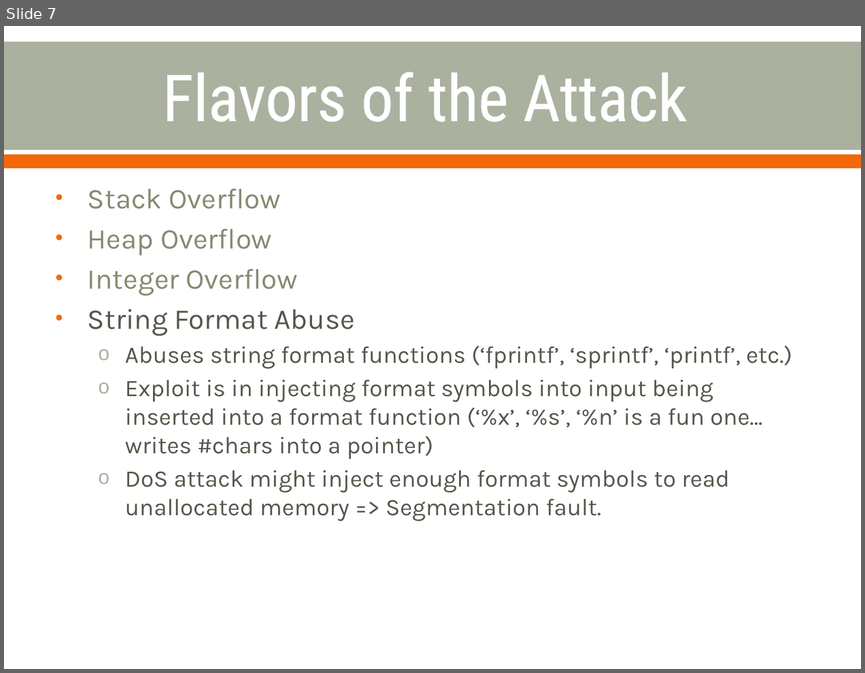
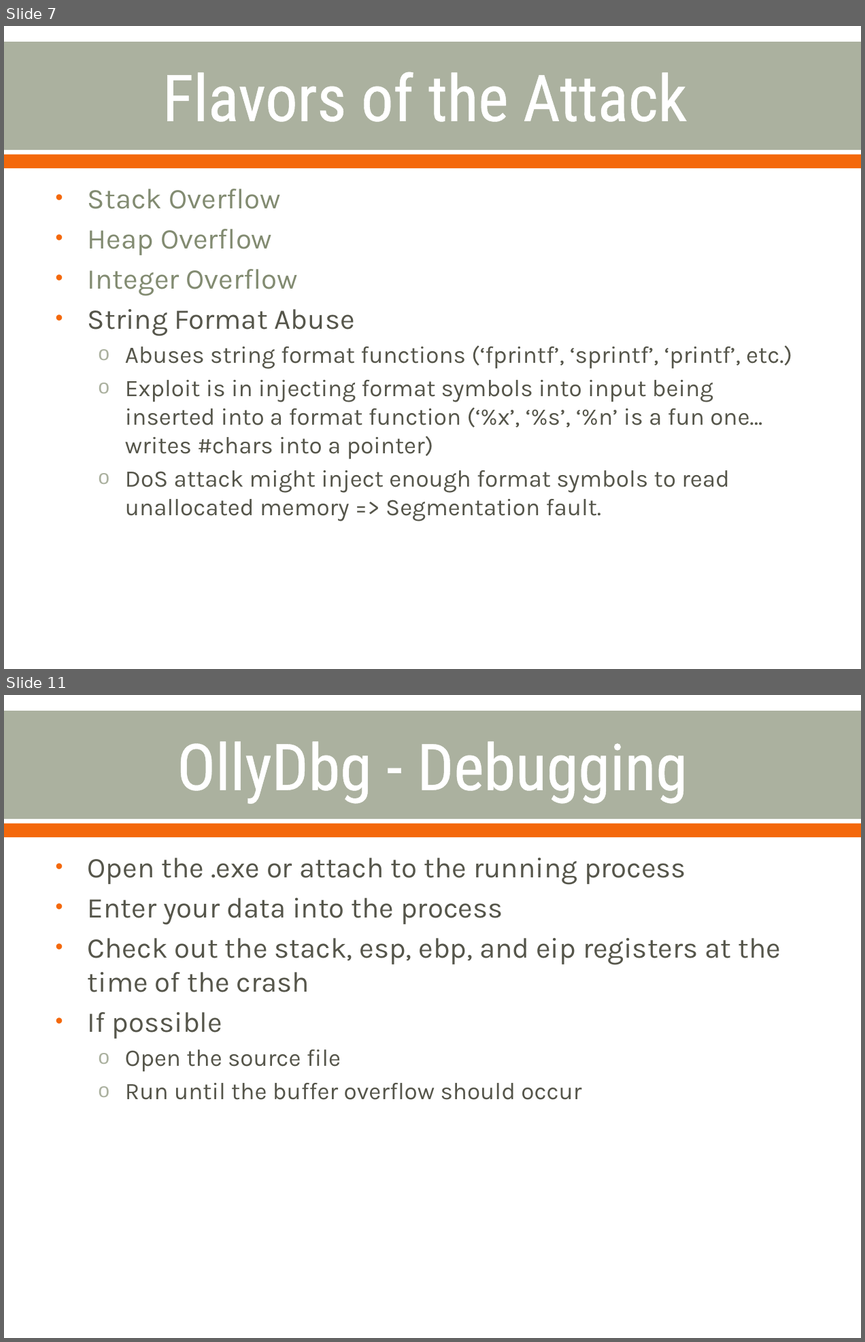
Before and after one commit to cornwe19/cse825, a slide deck: Buffer Overflow Attacks.pptx. Shown one above the other, each under a label of ours: slide 7 before the commit, slides 7 and 11 after it; the slides between them are not shown. The pictures are 865x673 and 865x1342 pixels, drawn with LibreOffice and Linux fonts; fonts in the diff are those of the drawing. Boxes give left, top, right and bottom in pixels: in the first picture for what was removed or moved away, otherwise in the second. Text is boxed around its words. In the diff, an @@ line names an element or a change of style, - is before the commit and + after.

```diff
--- a/Buffer Overflow Attacks.pptx
+++ b/Buffer Overflow Attacks.pptx
@@ slide 11 added at (4,695,861,1338), background #FFFFFF; not listed: 2 template elements that a slide beside it also shows @@
@@ title added at (177,741,687,804), 54 pt, text #FFFFFF @@
+OllyDbg - Debugging
@@ text added at (88,858,781,1100), 24 pt, text #55554A @@
+• Open the .exe or attach to the running process
+• Enter your data into the process
+• Check out the stack, esp, ebp, and eip registers at the time of the crash
+• If possible
+  o Open the source file
+  o Run until the buffer overflow should occur
```
Also in this commit, not shown: 5 other slides added.
